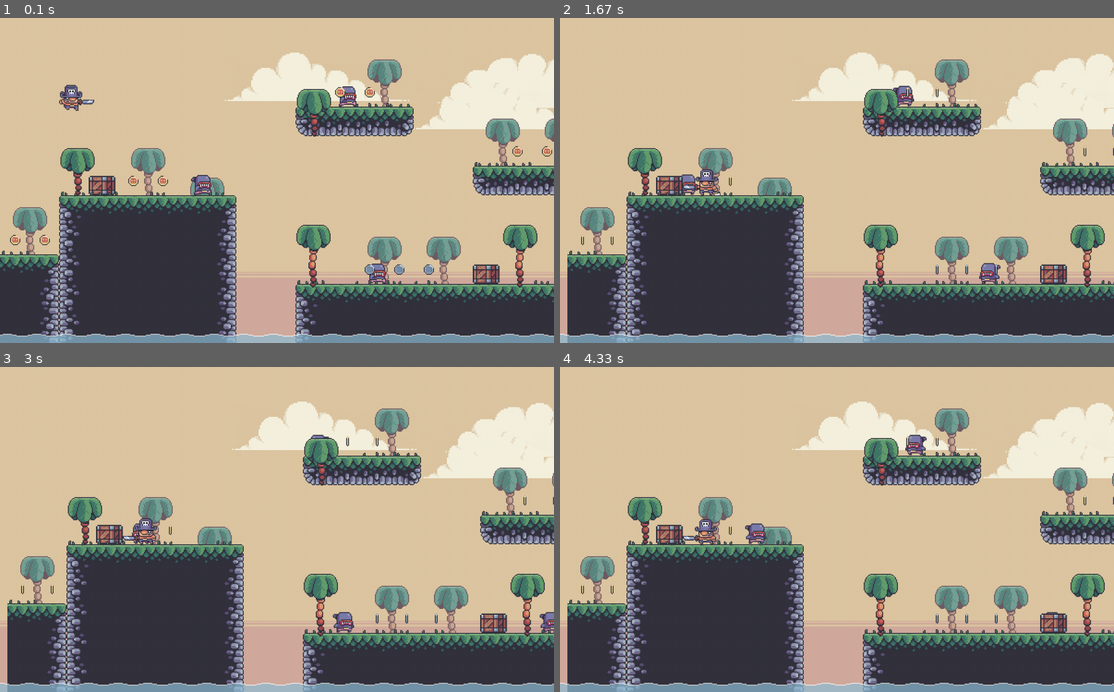
Above: before the commit, frames 1-4 (two rows, left to right).
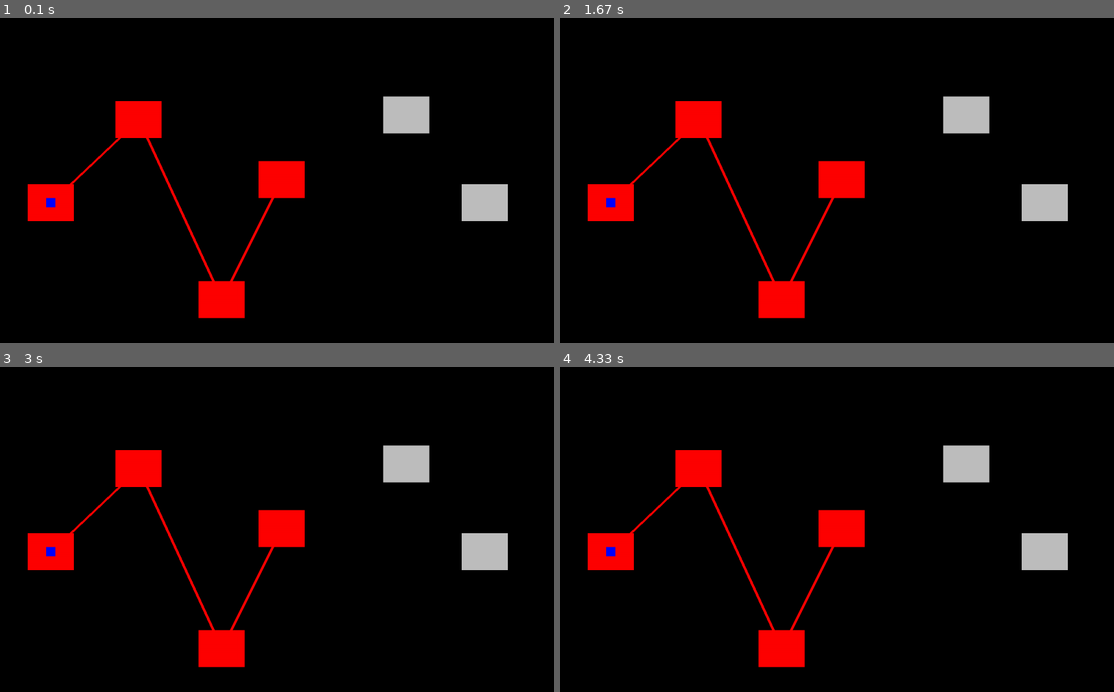
Above: after the commit, the same moments.

Repository: soapmanu/pygame_Platformer
Game: pygame game, started from main.py
Same seed, same stepped clock (60 frames per second), same inputs: the game is played once before the commit and once after it.
Inputs:
- Up to frame 1 (0.1 s): no input
- Up to frame 2 (1.67 s): hold Right 0.33-0.8 s; hold Left from 1.33 s (still down)
- Up to frame 3 (3 s): release Left at 1.87 s
- Up to frame 4 (4.33 s): no input

The runs differ from the first frame. In frame 1, 100% of the frame differs, in the area x 0-100%, y 0-100%; in frame 2, 100%; in frame 3, 100%; in frame 4, 100%.

Commit message:
Implementing the overworld with level selection

Diff:
--- a/game_data.py
+++ b/game_data.py
@@ -1,4 +1,21 @@
-level_0 = {
+level_0 = {'node_pos':(110,400),'content':'this is level 0','unlock':1}
+level_1 = {'node_pos':(300,220),'content':'this is level 1','unlock':2}
+level_2 = {'node_pos':(480,610),'content':'this is level 2','unlock':3}
+level_3 = {'node_pos':(610,350),'content':'this is level 3','unlock':4}
+level_4 = {'node_pos':(880,210),'content':'this is level 4','unlock':5}
+level_5 = {'node_pos':(1050,400),'content':'this is level 5','unlock':5}
+
+levels = {
+    0:level_0,
+    1:level_1,
+    2:level_2,
+    3:level_3,
+    4:level_4,
+    5:level_5
+}
+
+
+level_10 = {
     'terrain':'levels/0/level_0_terrain.csv',
     'coins':'levels/0/level_0_coins.csv',
     'fg palms':'levels/0/level_0_fg_palms.csv',
--- a/main.py
+++ b/main.py
@@ -2,12 +2,22 @@
 from settings import *
 from level import Level
 from game_data import level_0
+from overworld import Overworld
+
+class Game:
+    def __init__(self):
+        self.max_level = 3
+        self.overworld = Overworld(0,self.max_level,screen)
+
+    def run(self):
+        self.overworld.run()
 
 # Pygame setup
 pygame.init()
 screen = pygame.display.set_mode((screen_width,screen_height))
 clock = pygame.time.Clock()
-level = Level(level_0,screen)
+game = Game()
+#level = Level(level_0,screen)
 
 while True:
     for event in pygame.event.get():
@@ -15,7 +25,8 @@
             pygame.quit()
             sys.exit()
     screen.fill('black')
-    level.run()
+    game.run()
+    #level.run()
 
     pygame.display.update()
     clock.tick(60)
--- /dev/null
+++ b/overworld.py
@@ -0,0 +1,69 @@
+import pygame
+from game_data import levels
+
+class Node(pygame.sprite.Sprite):
+    def __init__(self,pos,status):
+        super().__init__()
+        self.image = pygame.Surface((100,80))
+        if status == 'available':
+            self.image.fill('red')
+        else:
+            self.image.fill('grey')
+        self.rect = self.image.get_rect(center = pos)
+
+class Icon(pygame.sprite.Sprite):
+    def __init__(self,pos):
+        super().__init__()
+        self.image = pygame.Surface((20,20))
+        self.image.fill('blue')
+        self.rect = self.image.get_rect(center = pos)
+
+class Overworld:
+    def __init__(self,start_level,max_level,surface):
+
+        # Setup
+        self.display_surface = surface
+        self.max_level = max_level
+        self.current_level = start_level
+
+        # sprites
+        self.setup_nodes()
+        self.setup_icon()
+
+    def setup_nodes(self):
+        self.nodes = pygame.sprite.Group()
+
+        for index,node_data in enumerate(levels.values()):
+            if index <= self.max_level:
+                node_sprite = Node(node_data['node_pos'],'available')
+            else:
+                node_sprite =Node(node_data['node_pos'],'locked')
+            self.nodes.add(node_sprite)
+
+    def draw_paths(self):
+        points = [node['node_pos'] for index,node in enumerate(levels.values()) if index <= self.max_level]
+        pygame.draw.lines(self.display_surface,'red',False,points,6)
+
+    def setup_icon(self):
+        self.icon = pygame.sprite.GroupSingle()
+        icon_sprite = Icon(self.nodes.sprites()[self.current_level].rect.center)
+        self.icon.add(icon_sprite)
+
+    def input(self):
+        keys = pygame.key.get_pressed()
+
+        if keys[pygame.K_RIGHT] and self.current_level < self.max_level:
+            self.current_level += 1
+        elif keys[pygame.K_LEFT] and self.current_level > 0:
+            self.current_level -= 1
+
+    def update_icon_pos(self):
+        pass
+        #self.icon.sprite.rect.center = self.nodes.sprites()[self.current_level].rect.center
+
+    def run(self):
+        self.input()
+        self.draw_paths()
+        self.nodes.draw(self.display_surface)
+        self.icon.draw(self.display_surface)
+        self.update_icon_pos()
